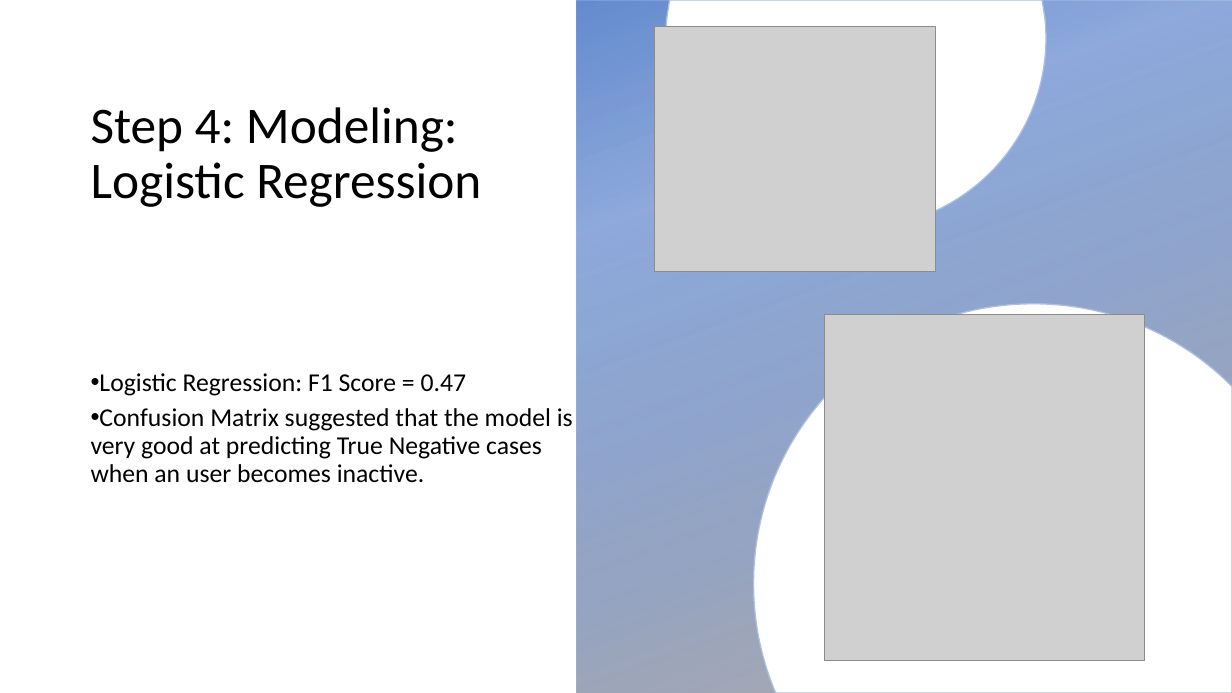
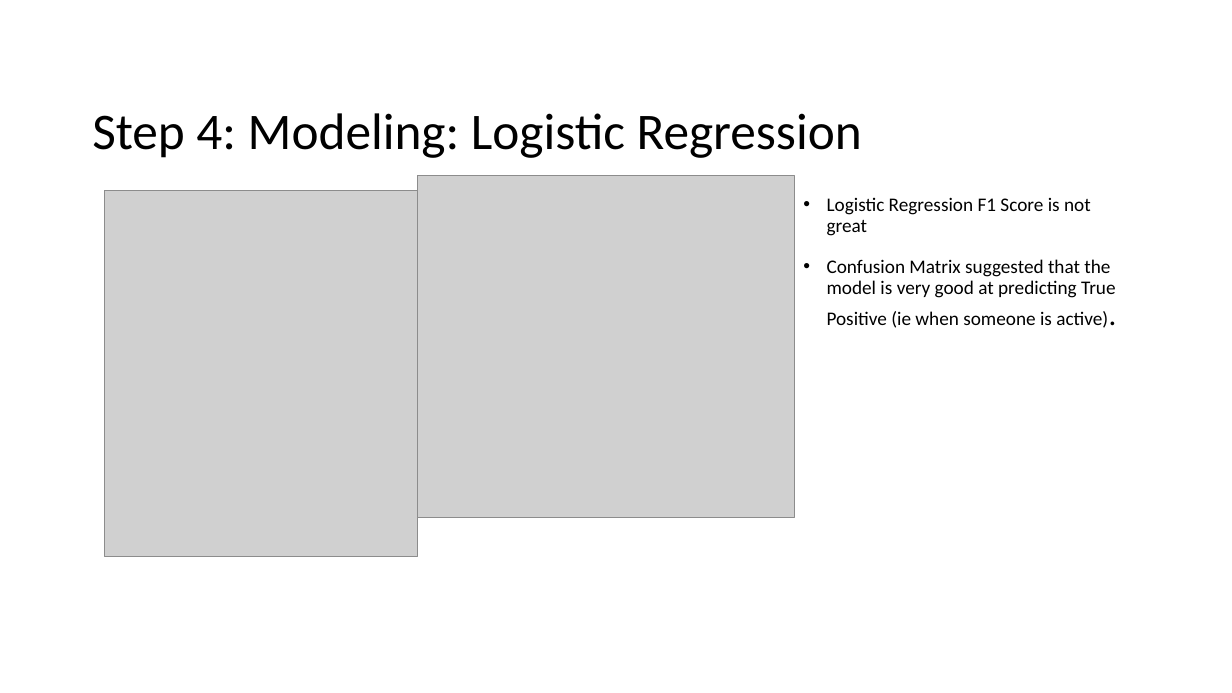
Before and after one commit to alexxlu/dsc-3-final-project-online-ds-pt-100118, a slide deck: slide 6 of Project3 Presentation.pptx. Drawn at 1232x693 pixels with LibreOffice and Linux fonts; fonts in the diff are those of the drawing; grey boxes stand for pictures; background and template pictures are left out. Boxes give left, top, right and bottom in pixels: in the first picture for what was removed or moved away, otherwise in the second. Text is boxed around its words. In the diff, an @@ line names an element or a change of style, - is before the commit and + after.

```diff
--- a/Project3 Presentation.pptx
+++ b/Project3 Presentation.pptx
@@ rectangle removed at (577, 0, 1232, 693) @@
@@ picture removed at (654, 27, 935, 272) @@
@@ freeform shape removed at (666, 0, 1046, 228) @@
@@ title "Step 4: Modeling: Logistic Regression" rewrapped from (91, 107, 481, 207) to (92, 113, 862, 158) @@
@@ picture added at (418, 176, 795, 518) @@
@@ picture added at (104, 190, 417, 557) @@
@@ text added at (827, 197, 1116, 328), 15 pt, text #000000 @@
+• Logistic Regression F1 Score is not great
+• Confusion Matrix suggested that the model is very good at predicting True Positive (ie when someone is active).
@@ freeform shape removed at (754, 304, 1232, 693) @@
@@ picture removed at (824, 315, 1144, 661) @@
@@ text removed at (91, 373, 573, 483) @@
-• Logistic Regression: F1 Score = 0.47
-• Confusion Matrix suggested that the model is very good at predicting True Negative cases when an user becomes inactive.
```
Also in this commit, not shown: 7 other slides changed, 1 slide added, 1 slide removed, 19 other files.
